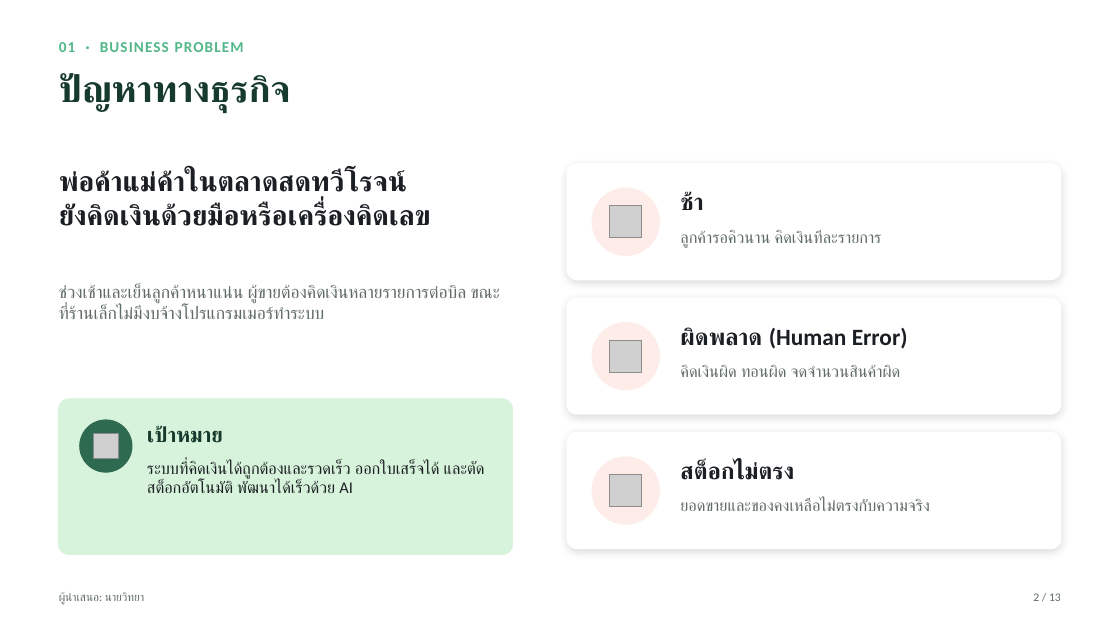
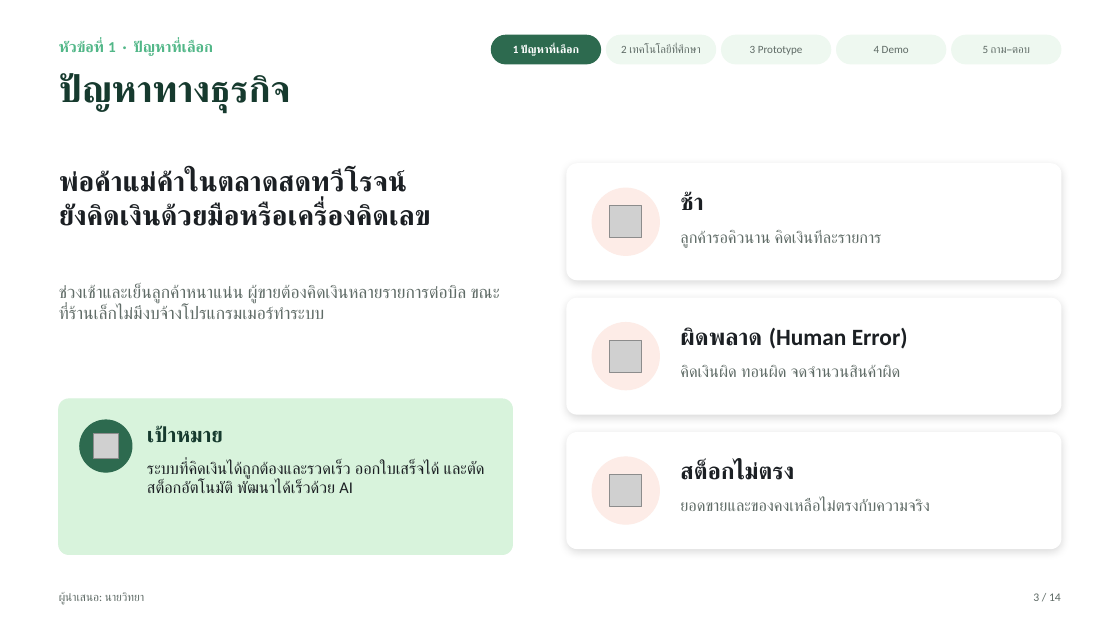
Before and after one commit to wittayaaasei-eng/thawirot-pos, a slide deck: slide 3 of ใบงานที่8_สไลด์นำเสนอ.pptx (slide 2 before the commit). Drawn at 1120x630 pixels with LibreOffice and Linux fonts; fonts in the diff are those of the drawing; grey boxes stand for pictures. Boxes give left, top, right and bottom in pixels: in the first picture for what was removed or moved away, otherwise in the second. Text is boxed around its words. In the diff, an @@ line names an element or a change of style, - is before the commit and + after.

```diff
--- a/ใบงานที่8_สไลด์นำเสนอ.pptx
+++ b/ใบงานที่8_สไลด์นำเสนอ.pptx
@@ text removed at (x1=59, y1=42, x2=244, y2=52) @@
-01 · BUSINESS PROBLEM
@@ text added at (x1=59, y1=40, x2=213, y2=56), 13 pt, text #52B788, bold @@
+หัวข้อที่ 1 · ปัญหาที่เลือก
@@ rounded rectangle added at (x1=492, y1=35, x2=601, y2=64), fill #2D6A4F, outline #2D6A4F 1 pt @@
@@ text added at (x1=513, y1=45, x2=579, y2=57), 9.5 pt, text #FFFFFF, bold @@
+1 ปัญหาที่เลือก
@@ rounded rectangle added at (x1=607, y1=35, x2=716, y2=64), fill #EEF8F0, outline #EEF8F0 1 pt @@
@@ text added at (x1=621, y1=45, x2=701, y2=53), 9.5 pt, text #5F6B66 @@
+2 เทคโนโลยีที่ศึกษา
@@ rounded rectangle added at (x1=722, y1=35, x2=831, y2=64), fill #EEF8F0, outline #EEF8F0 1 pt @@
@@ text added at (x1=750, y1=46, x2=803, y2=55), 9.5 pt, text #5F6B66 @@
+3 Prototype
@@ rounded rectangle added at (x1=837, y1=35, x2=946, y2=64), fill #EEF8F0, outline #EEF8F0 1 pt @@
@@ text added at (x1=874, y1=46, x2=909, y2=53), 9.5 pt, text #5F6B66 @@
+4 Demo
@@ rounded rectangle added at (x1=952, y1=35, x2=1061, y2=64), fill #EEF8F0, outline #EEF8F0 1 pt @@
@@ text added at (x1=983, y1=46, x2=1030, y2=53), 9.5 pt, text #5F6B66 @@
+5 ถาม–ตอบ
@@ text at (x1=1033, y1=593, x2=1061, y2=601): text changed @@
-2 / 13
+3 / 14
```
Also in this commit, not shown: 12 other slides changed, 1 slide added.
